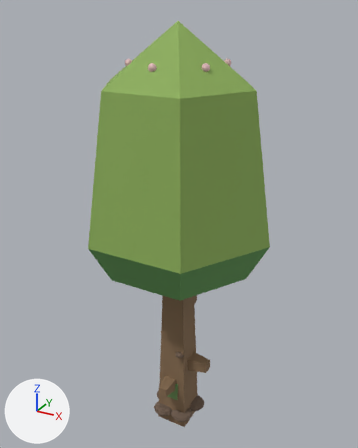
What one commit did to the glTF model assets/props/nature/tree_default.glb.
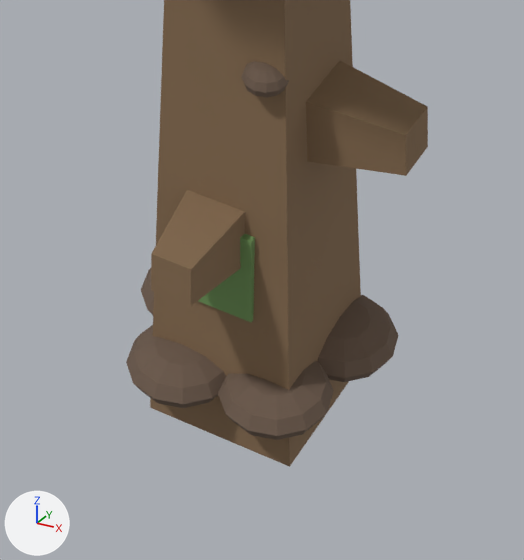
Each version appears first whole from a camera (50 mm lens) standing at (0.866, -1.569, 1.702) and looking at (-0.018, 0.038, 0.899), and next in a close-up on the part from 36% to 64% of the width and 76% to 99% of the height. Every picture has the same lights, and +X, +Y and +Z are marked at lower left. The last two pictures show the newer version. Where no turn or scale is listed for an object, it has been applied to the vertices. Vertices at exactly the same position are counted once.

Script lines for the objects in view, before the commit:
```python
me_mesh_tree_default = bpy.data.meshes.new('Mesh tree_default')
me_mesh_tree_default.from_pydata(...)  # 811 vertices, 1566 faces; spans x -0.38..0.38, y -0.33..0.33, z 0.0..1.71
# faces by material slot: [74, 6, 22, 12, 720, 12, 720]
me_mesh_tree_default.materials.append(mat_bark)  # brown #866c50
me_mesh_tree_default.materials.append(mat_leafdark)  # dark green #457c50
me_mesh_tree_default.materials.append(mat_leafmid)  # green #619755
me_mesh_tree_default.materials.append(mat_leaflight)  # green #8bad59
me_mesh_tree_default.materials.append(mat_barkdark)  # brown #6c594b
me_mesh_tree_default.materials.append(mat_moss)  # green #6f9559
me_mesh_tree_default.materials.append(mat_blossom)  # pink #e7bfc4
ob_tree_default = bpy.data.objects.new('tree_default', me_mesh_tree_default)
ob_tree_default.location = (0.0, 0.0, -0.05)
```
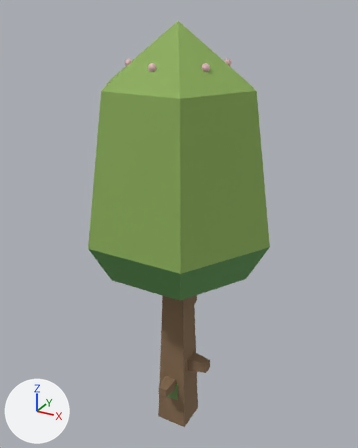
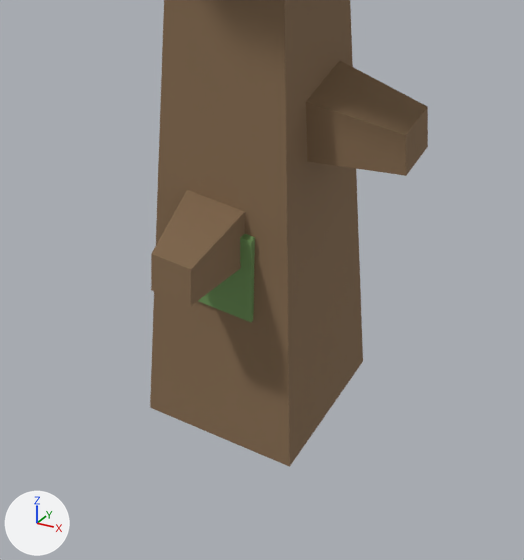
Location of each change, (x1, y1, x2, y2) in pixels of the close-ups (524 x 560 px):
'tree_default', reshaped
    before: (126, 0, 428, 467)
    after: (150, 0, 428, 467)
part 1 of me_mesh_tree_default, deleted (brown)
    before: (126, 61, 398, 440)

The change in detail:
me_mesh_tree_default is used by ob_tree_default; location (0.0, 0.0, -0.05).
me_mesh_tree_default had 811 vertices, 1566 faces and spanned x -0.38..0.38, y -0.33..0.33, z 0.0..1.71.
me_mesh_tree_default now has 439 vertices, 846 faces and spans x -0.38..0.38, y -0.33..0.33, z 0.0..1.71.
me_mesh_tree_default part 1: 6 loose pieces with 372 vertices, spanning x -0.12..0.12, y -0.11..0.12, z 0.04..0.4, are deleted.
me_mesh_tree_default no longer uses material mat_barkdark (brown #6c594b).
